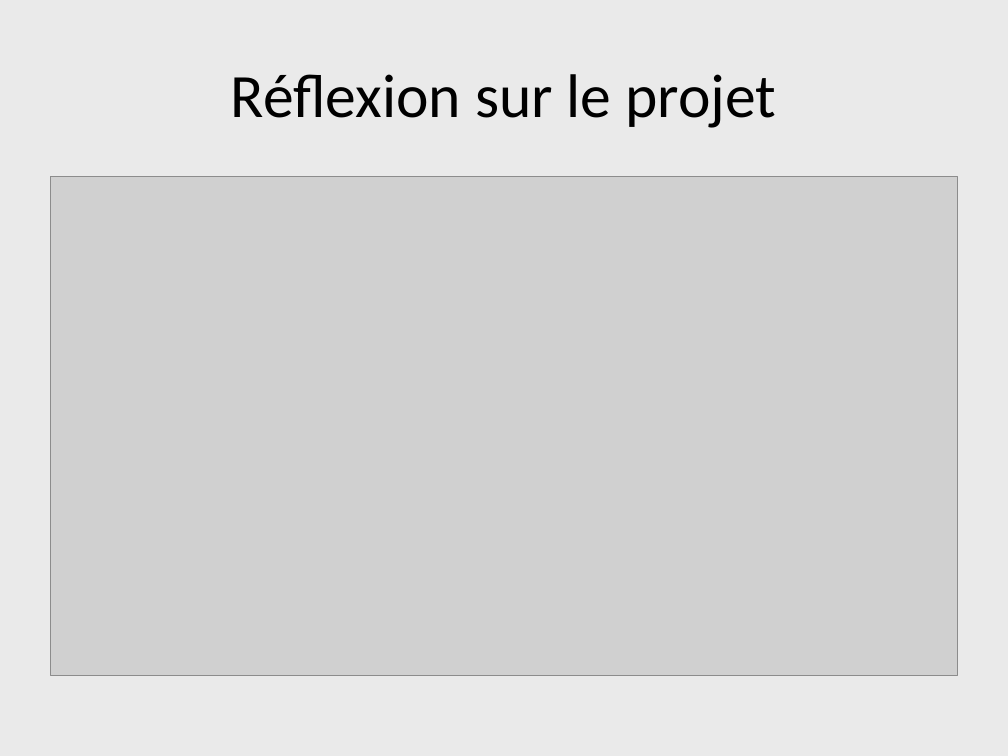
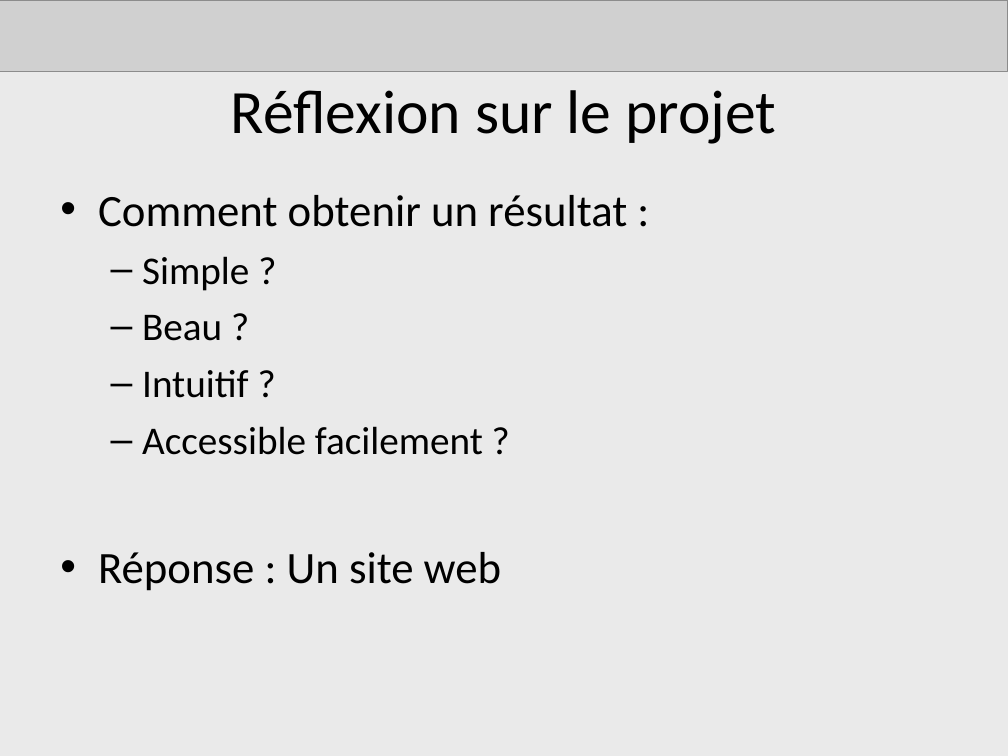
Before and after one commit to AdrienLombard/SimplePass, a slide deck: slide 7 of source/Projet Courchevel - Bilan intermédiaire.ppt (slide 8 before the commit). Drawn at 1008x756 pixels with LibreOffice and Linux fonts; fonts in the diff are those of the drawing; grey boxes stand for pictures. Boxes give left, top, right and bottom in pixels: in the first picture for what was removed or moved away, otherwise in the second. Text is boxed around its words. In the diff, an @@ line names an element or a change of style, - is before the commit and + after.

```diff
--- a/source/Projet Courchevel - Bilan intermédiaire.ppt
+++ b/source/Projet Courchevel - Bilan intermédiaire.ppt
@@ picture added at (0, 0, 1008, 72) @@
@@ title "Réflexion sur le projet": place and size @@
-title "Réflexion sur le projet" at (231, 74, 777, 128)
+title "Réflexion sur le projet" at (231, 90, 777, 144)
@@ picture removed at (50, 176, 958, 675) @@
@@ text added at (98, 195, 627, 591), 32 pt, text #000000 @@
+• Comment obtenir un résultat :
+  – Simple ?
+  – Beau ?
+  – Intuitif ?
+  – Accessible facilement ?
+• Réponse : Un site web
```
Also in this commit, not shown: 8 other slides changed.
